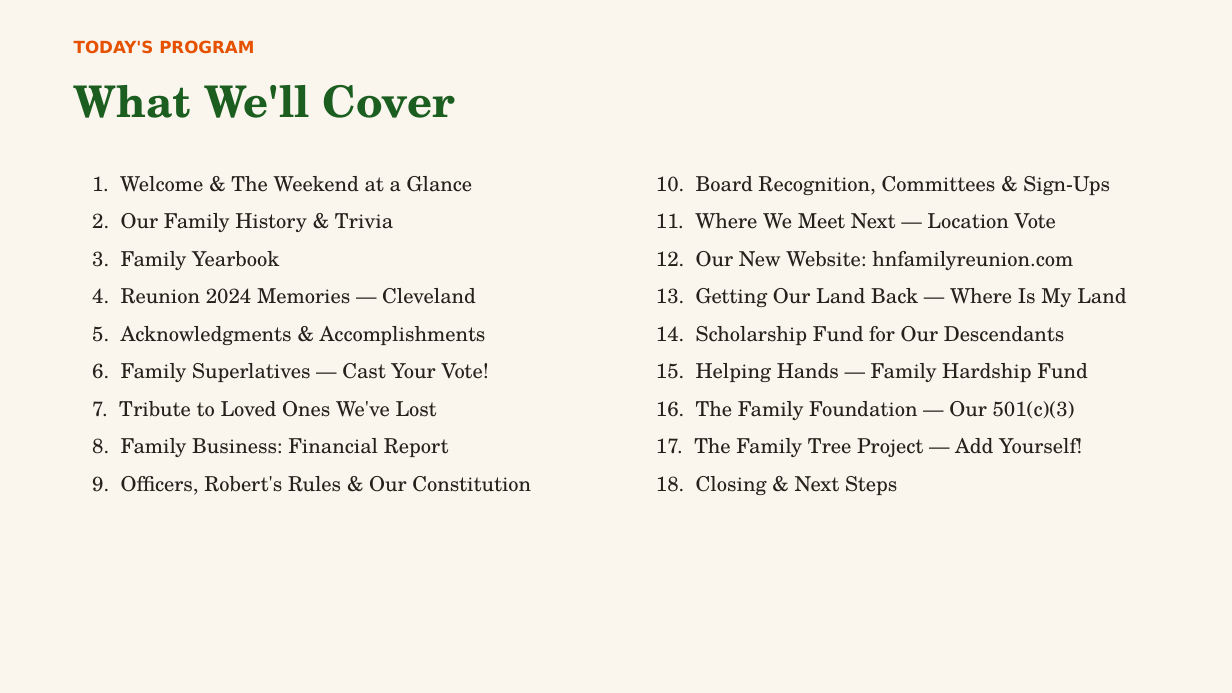
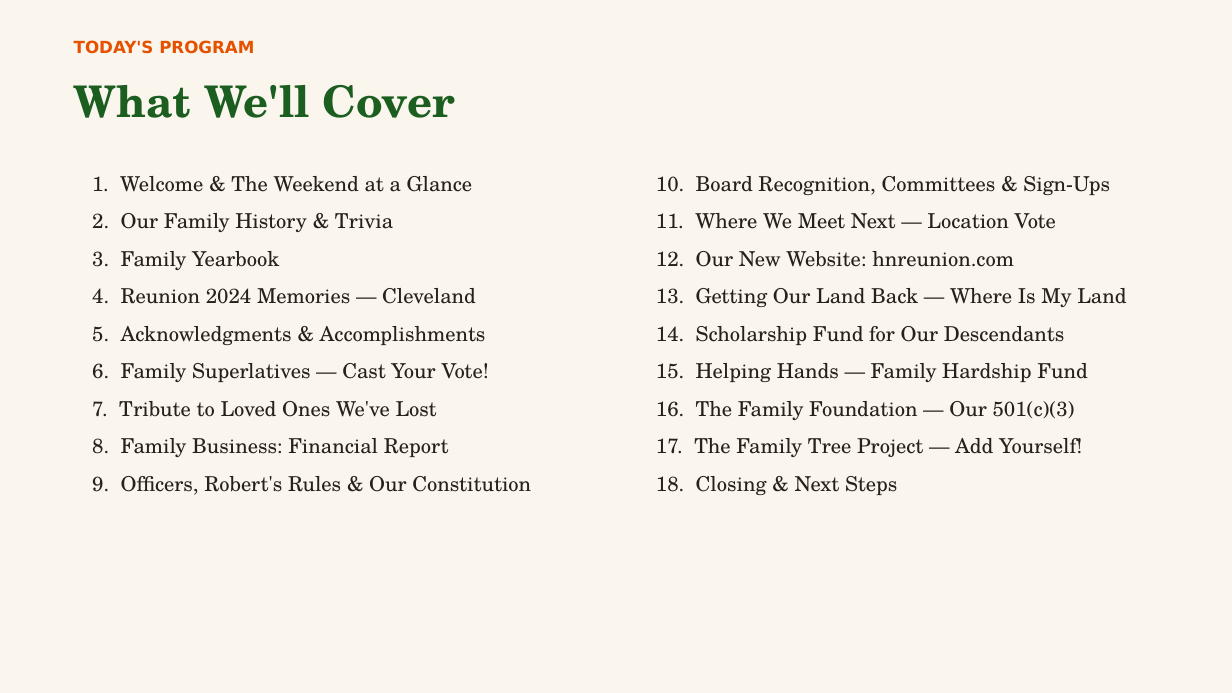
Before and after one commit to MEG-agt25/Family-Reunion, a slide deck: slide 2 of presentation/Harris-Nelson-Reunion-2026.pptx. Drawn at 1232x693 pixels with LibreOffice and Linux fonts; fonts in the diff are those of the drawing. Boxes give left, top, right and bottom in pixels: in the first picture for what was removed or moved away, otherwise in the second. Text is boxed around its words. In the diff, an @@ line names an element or a change of style, - is before the commit and + after.

```diff
--- a/presentation/Harris-Nelson-Reunion-2026.pptx
+++ b/presentation/Harris-Nelson-Reunion-2026.pptx
@@ text at <box>656,251,1014,267</box>: text changed @@
-12. Our New Website: hnfamilyreunion.com
+12. Our New Website: hnreunion.com
```
Also in this commit, not shown: 9 other slides changed, 9 other files.
